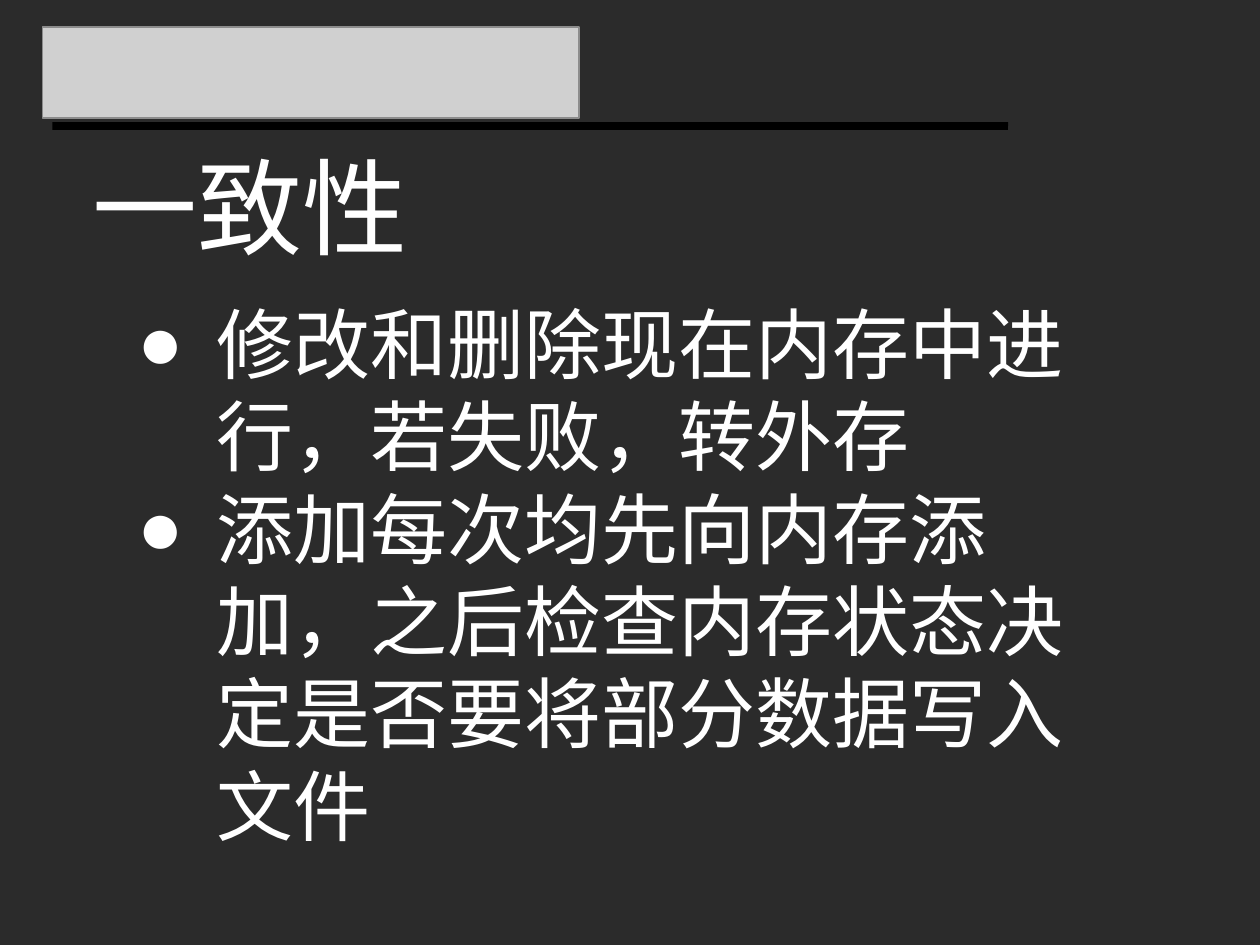
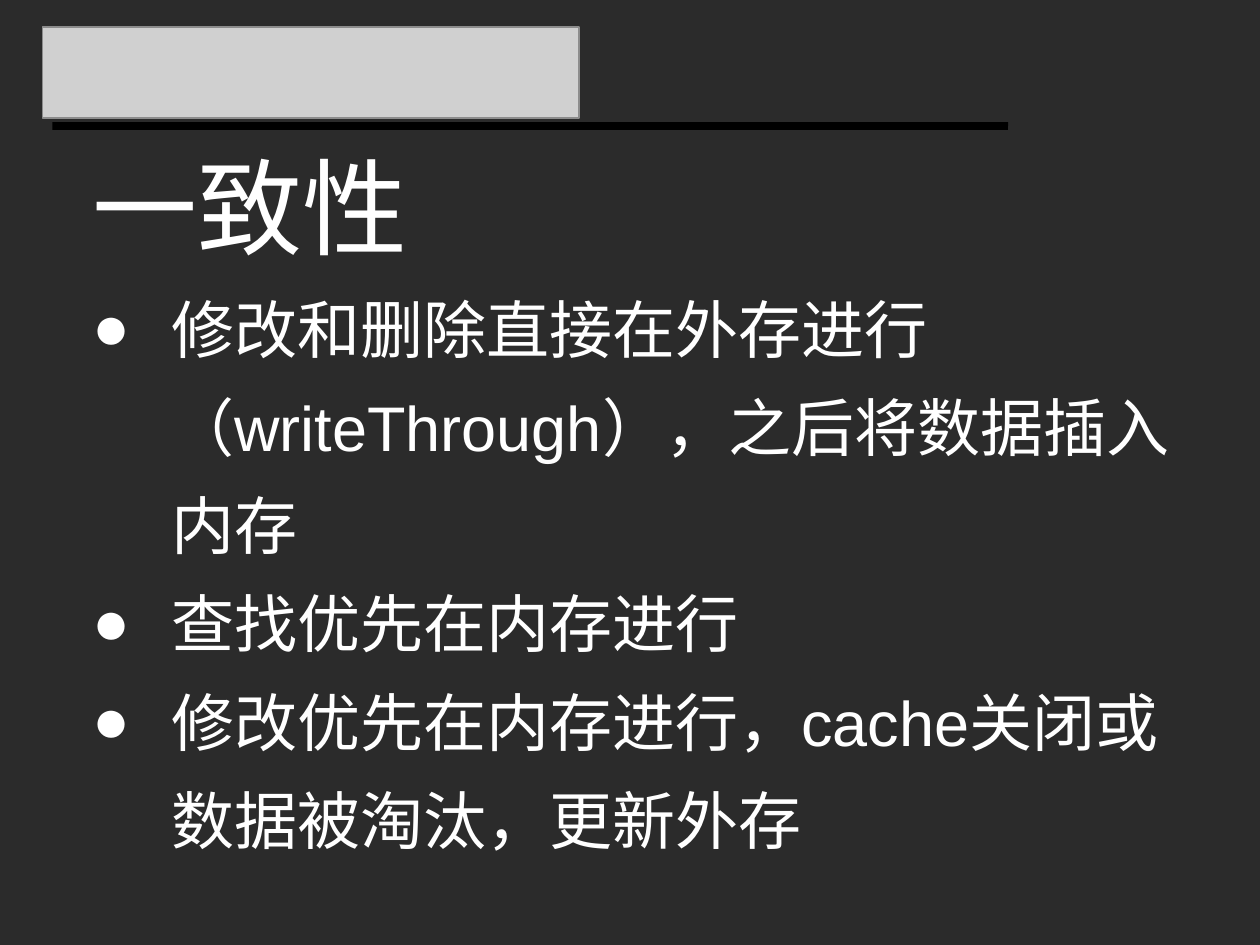
Before and after one commit to Ivanyinfan/Database-2017.7.22, a slide deck: slide 8 of Document/模拟数据库.ppt (slide 7 before the commit). Drawn at 1260x945 pixels with LibreOffice and Linux fonts; fonts in the diff are those of the drawing; grey boxes stand for pictures; background and template pictures are left out; a plain dark background stands for a picture behind light text. Boxes give left, top, right and bottom in pixels: in the first picture for what was removed or moved away, otherwise in the second. Text is boxed around its words. In the diff, an @@ line names an element or a change of style, - is before the commit and + after.

Commit message:
文档更新

```diff
--- a/Document/模拟数据库.ppt
+++ b/Document/模拟数据库.ppt
@@ text added at (x1=171, y1=300, x2=1169, y2=851), 36 pt, text #FFFFFF @@
+● 修改和删除直接在外存进行（writeThrough），之后将数据插入内存
+● 查找优先在内存进行
+● 修改优先在内存进行，cache关闭或数据被淘汰，更新外存
@@ text removed at (x1=216, y1=308, x2=1063, y2=749) @@
-● 修改和删除现在内存中进行，若失败，转外存
-● 添加每次均先向内存添加，之后检查内存状态决定是否要将部分数据写入文件
```
Also in this commit, not shown: 4 other slides changed, 6 slides added, 8 slides removed, 2 other files.
